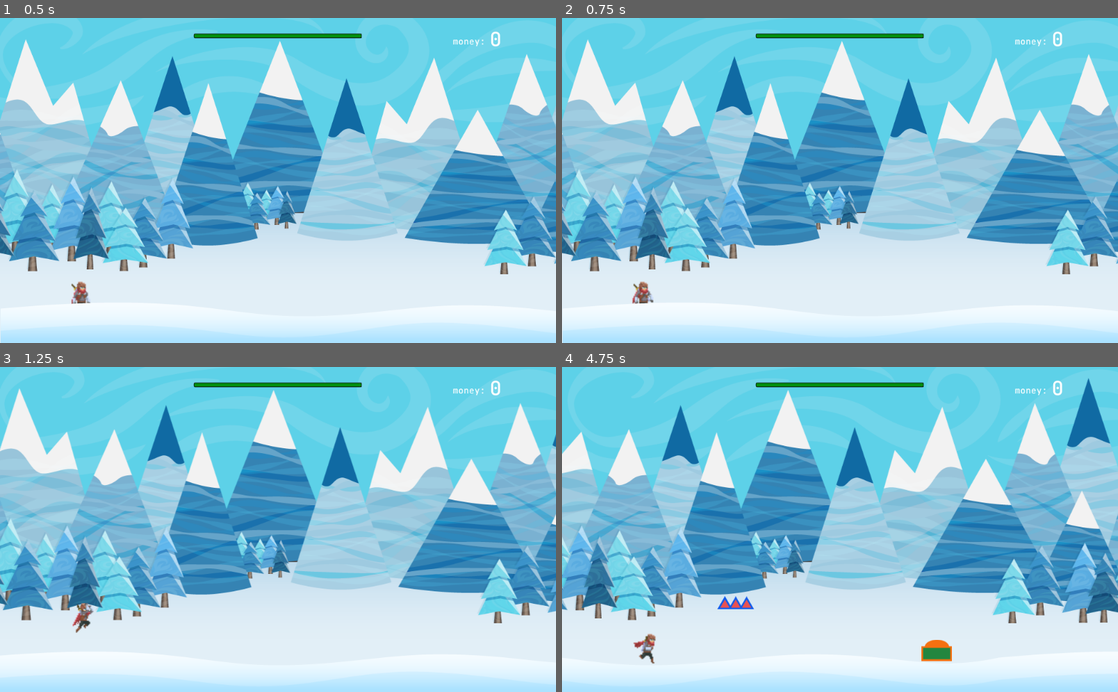
Above: before the commit, frames 1-4 (two rows, left to right).
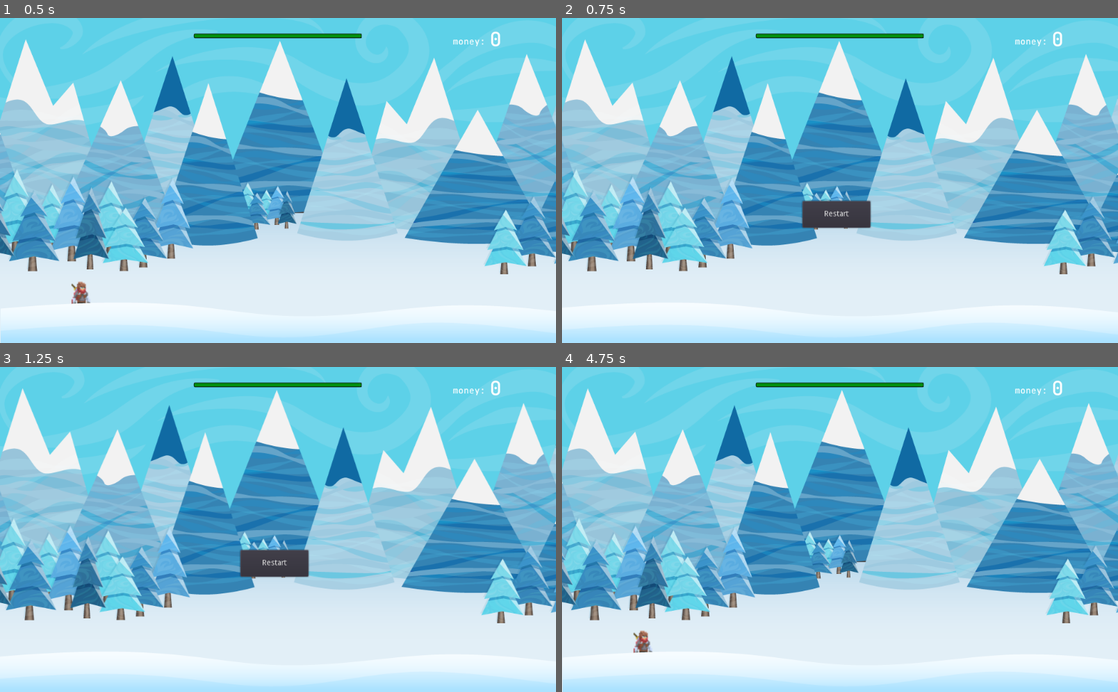
Above: after the commit, the same moments.

Repository: 1shevelov/Monster-Farm-prototype
Game: Godot game, scene res://Game.tscn
Two runs of this game, one before a commit and one after it. Both use one fixed random seed, a clock stepped at 60 frames per second and the inputs below. Sound files missing from this copy of the repository are replaced by a short silence.
Inputs (mouse positions are in pixels of both pictures, inside the frame that each line leads up to):
- Up to frame 1 (0.5 s): no input
- Up to frame 2 (0.75 s): hold End (end_life, bound only after the commit) from 0.53 s (still down)
- Up to frame 3 (1.25 s): keep holding End (end_life, bound only after the commit); tap Space (jump) at 0.77, 0.8, 1.07 s
- Up to frame 4 (4.75 s): release End (end_life, bound only after the commit) at 1.25 s; click (834, 562) at 1.25 s, where only the run after the commit has a clickable "Restart"; tap Space (jump) at 2.1, 2.27, 2.57, 3.8 s; tap End (end_life, bound only after the commit) at 2.3 s; click (834, 562) at 2.75 s, where only the run after the commit has a clickable "Restart"; hold End (end_life, bound only after the commit) 3.53-4.25 s; click (834, 562) at 4.25 s, where only the run after the commit has a clickable "Restart"

Frame 1 is identical in both runs. In frame 2, 8.7% of the frame differs, in the area x 0-100%, y 6-100%; in frame 3, 9.7%; in frame 4, 41%, in the area x 0-100%, y 3-100%.
Error after the commit: Division By Zero in operator '/'. (res://avatar/Stats.gd:44)

Commit message:
Stats finished, life ends on END press

Diff:
--- a/avatar/Avatar.gd
+++ b/avatar/Avatar.gd
@@ -76,23 +76,27 @@
 #	print("STATE = ", state)
 	if state == START and event.is_action_pressed("jump"):
 		$Stats.start_life()
+		$Stats.jumps += 1
 		state = RUN
 		Globals.world_speed = Globals.RUN_WORLD_SPEED
 		Signals.emit_signal("attack_finished")
 
 	if state == RUN and event.is_action_pressed("jump"):
-		print("Jumping while RUN")
 		state = JUMP
+		$Stats.jumps += 1
 
 	if state == IDLE and event.is_action_released("jump"):
 		$Jump.set_fall_gravity()
 
 	if state == ATTACK and event.is_action_pressed("jump"):
-		print("Jumping while ATTACK")
 		$AttackTimer.stop()
+		$Stats.jumps += 1
 		state = DASH
 		Globals.world_speed = Globals.DASH_WORLD_SPEED
 		Signals.emit_signal("attack_finished")
+
+	if event.is_action_pressed("end_life"):
+		on_killed()
 
 
 func _on_Area2D_body_entered(body):
@@ -137,6 +141,7 @@
 	attacked_node = attacking_node
 	$Resources.avatar_add_money(money_given)
 	$Stats.total_money += money_given
+	$Stats.killed_one_hit_mobs += 1
 #	animation.stop()
 	animation.play("AirAttack")
 
@@ -149,7 +154,7 @@
 
 
 func on_killed():
-#	print("The avatar is dead")
+	print("The avatar is dead")
 	$Stats.end_life()
 	hide()
 	Signals.disconnect("coin_picked", self, "on_coin_picked")
@@ -158,6 +163,8 @@
 	Globals.world_speed = Globals.ZERO_WORLD_SPEED
 	Signals.emit_signal("world_stopped")
 	Signals.emit_signal("game_over")
+	print("  ** END RESULTS **")
+	print($Stats.get_finals())
 	yield(death_sound, "finished")
 	queue_free()
 
@@ -165,6 +172,7 @@
 func _on_AttackTimer_timeout():
 	var damage = $Weapon.get_damage()
 #	print("Avatar is attacking with the %s for %s" % [$Weapon.weapon_name, damage])
+	$Stats.total_damage_dealt += damage
 	attacked_node.receive_damage(damage)
 
 
@@ -175,6 +183,8 @@
 		$Resources.avatar_add_money(money_given)
 		$Stats.total_money += money_given
 		$AttackTimer.stop()
+		# since for now only obstacles has hp
+		$Stats.destroyed_obstacles += 1
 		state = RUN
 		Globals.world_speed = Globals.RUN_WORLD_SPEED
 		Signals.emit_signal("attack_finished")
--- a/avatar/Stats.gd
+++ b/avatar/Stats.gd
@@ -3,12 +3,18 @@
 
 var start_life_moment: float = 0.0
 var end_life_moment: float = 0.0
+var jumps: int = 0
 
 var total_money: int = 0
 var coins_picked: int = 0
 var total_damage_dealt: int = 0
 var destroyed_obstacles: int = 0
 var killed_one_hit_mobs: int = 0
+
+# derivative counters
+#var money_per_min: int  # total_money / minutes of life
+#var money_per_jump: int  # total_money / jumps
+# damage_per_minute: int
 
 
 func start_life() -> void:
@@ -41,5 +47,8 @@
 		"Total damage": total_damage_dealt,
 		"Destroyed obstacles": destroyed_obstacles,
 		"Killed one-hit-mobs": killed_one_hit_mobs,
-		"Coins picked": coins_picked
+		"Coins picked": coins_picked,
+		"Money per minute": round(total_money / life_time * 60),
+		"Money per jump": round(total_money / float(jumps)),
+		"Damage per minute": round(total_damage_dealt / life_time * 60)
 	}
--- a/project.godot
+++ b/project.godot
@@ -31,6 +31,11 @@
 "events": [ Object(InputEventKey,"resource_local_to_scene":false,"resource_name":"","device":0,"alt":false,"shift":false,"control":false,"meta":false,"command":false,"pressed":false,"scancode":32,"physical_scancode":0,"unicode":0,"echo":false,"script":null)
  ]
 }
+end_life={
+"deadzone": 0.5,
+"events": [ Object(InputEventKey,"resource_local_to_scene":false,"resource_name":"","device":0,"alt":false,"shift":false,"control":false,"meta":false,"command":false,"pressed":false,"scancode":16777230,"physical_scancode":0,"unicode":0,"echo":false,"script":null)
+ ]
+}
 
 [physics]
 
